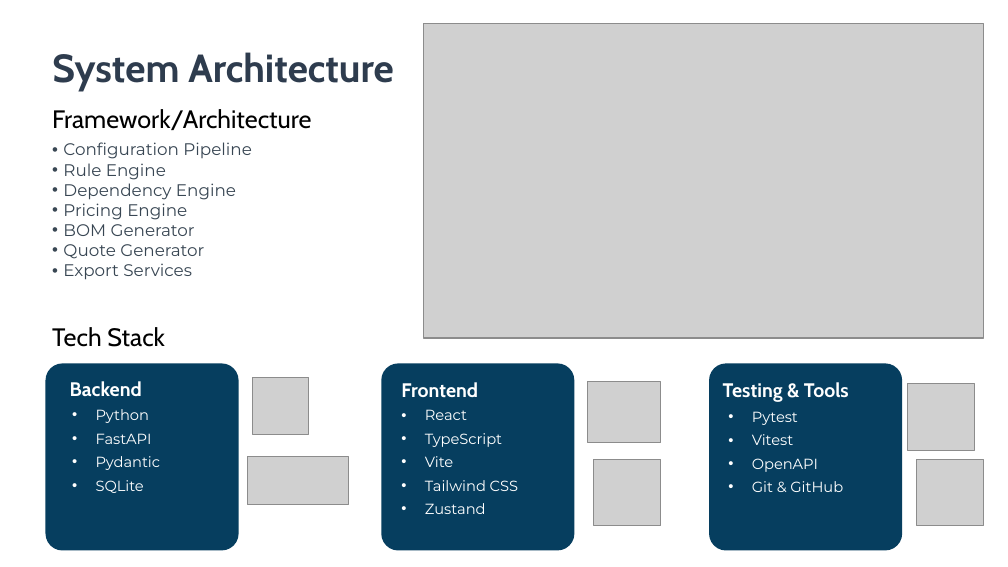
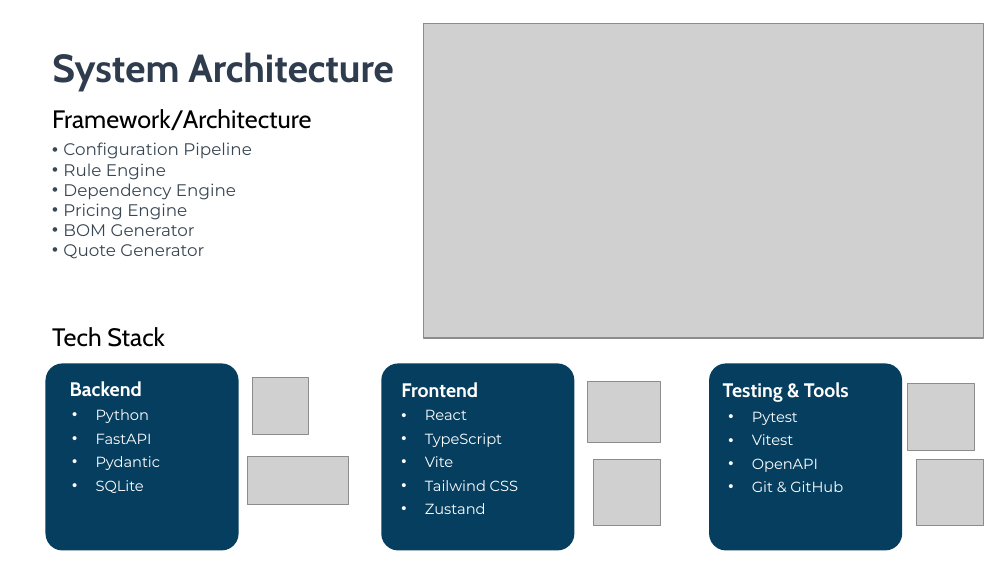
Before and after one commit to Sri-Balagi/Ele-pricing, a slide deck: slide 3 of Elevator-Configuration-and-Pricing-Engine.pptx. Drawn at 1008x567 pixels with LibreOffice and Linux fonts; fonts in the diff are those of the drawing; grey boxes stand for pictures; background and template pictures are left out. Boxes give left, top, right and bottom in pixels: in the first picture for what was removed or moved away, otherwise in the second. Text is boxed around its words. In the diff, an @@ line names an element or a change of style, - is before the commit and + after.

```diff
--- a/Elevator-Configuration-and-Pricing-Engine.pptx
+++ b/Elevator-Configuration-and-Pricing-Engine.pptx
@@ text at bbox=[63, 263, 192, 280]: paragraph removed @@
-• Export Services
```
Also in this commit, not shown: 2 other slides changed, 2 slides added, 24 other files.
